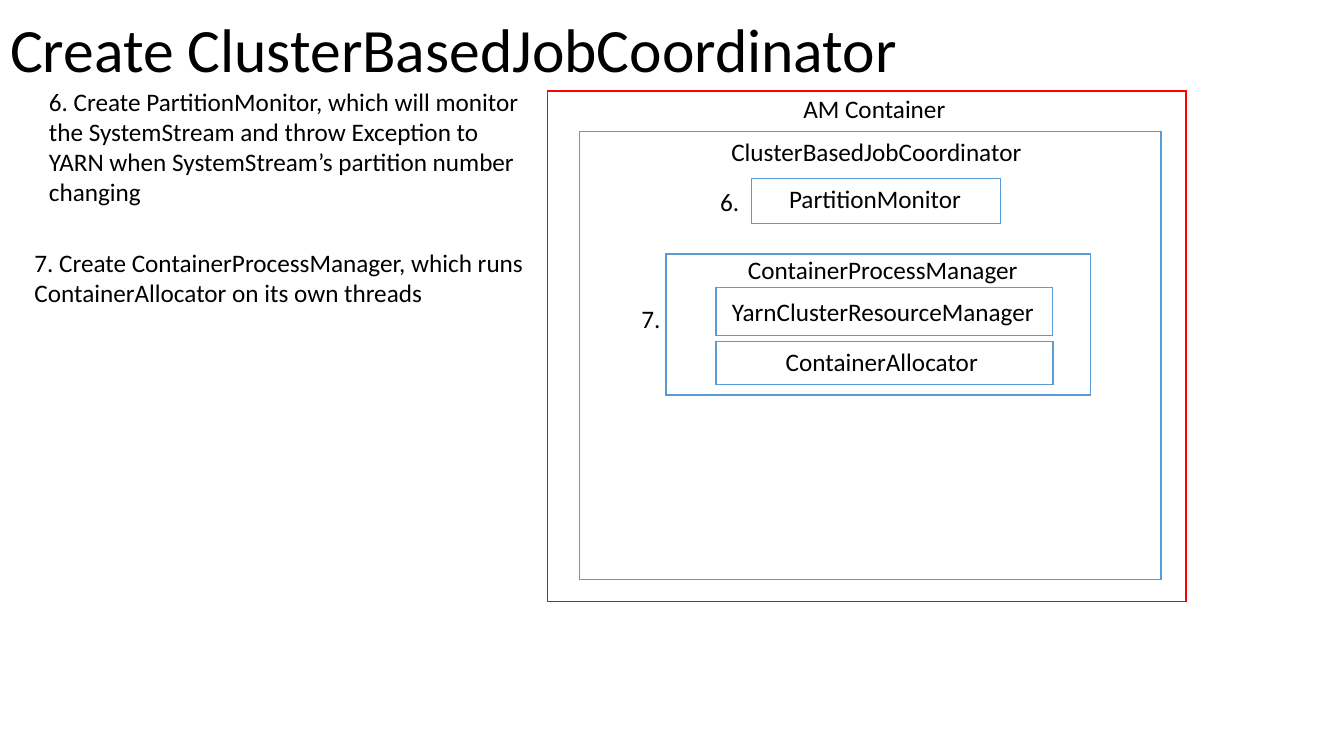
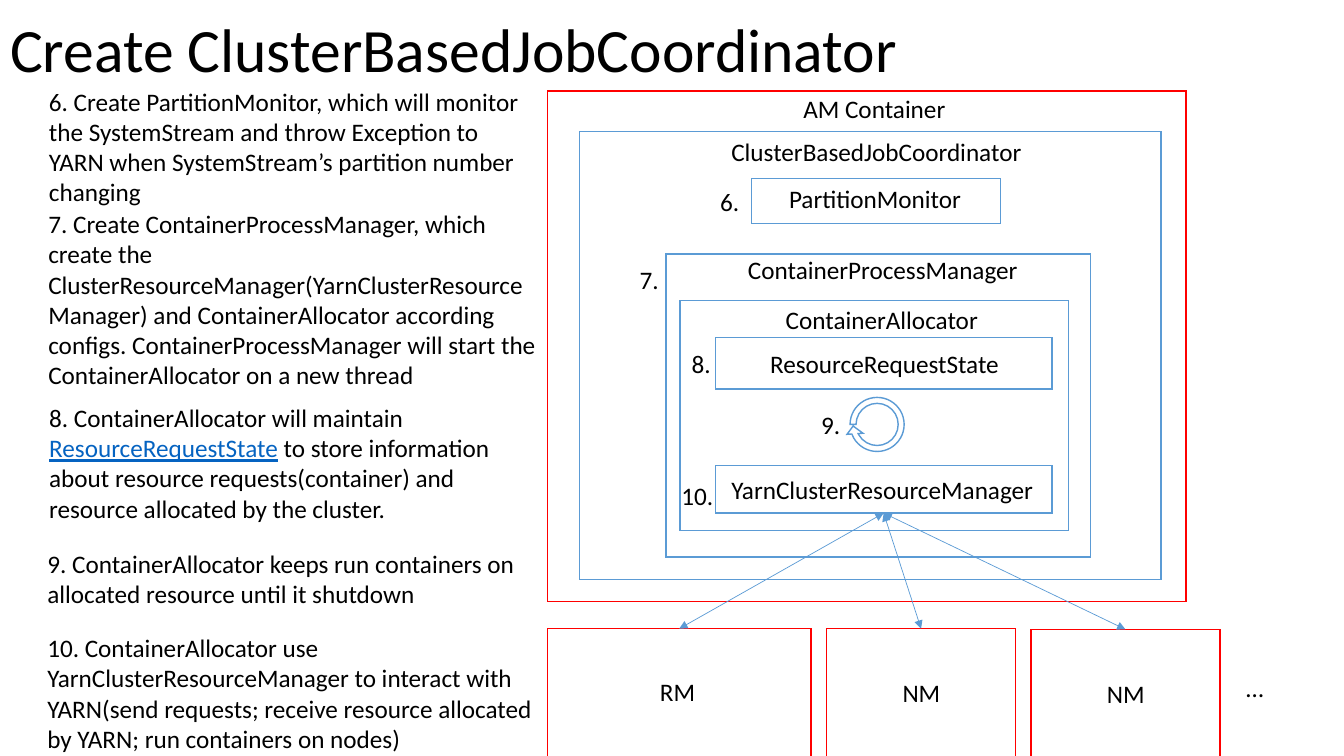
Before and after one commit to Swrrt/Samza-Documents, a slide deck: slide 75 of Documentation/SamzaStructure.pptx. Drawn at 1344x756 pixels with LibreOffice and Linux fonts; fonts in the diff are those of the drawing. Boxes give left, top, right and bottom in pixels: in the first picture for what was removed or moved away, otherwise in the second. Text is boxed around its words. In the diff, an @@ line names an element or a change of style, - is before the commit and + after.

Commit message:
ContainerAllocator over

```diff
--- a/Documentation/SamzaStructure.pptx
+++ b/Documentation/SamzaStructure.pptx
@@ text at (x1=48, y1=215, x2=535, y2=385): text changed @@
-7. Create ContainerProcessManager, which runs ContainerAllocator on its own threads
+7. Create ContainerProcessManager, which create the ClusterResourceManager(YarnClusterResourceManager) and ContainerAllocator according configs. ContainerProcessManager will start the ContainerAllocator on a new thread
@@ text "7." moved from (x1=641, y1=311, x2=660, y2=328) to (x1=640, y1=272, x2=659, y2=289) @@
@@ rectangle resized from (x1=666, y1=254, x2=1091, y2=395) to (x1=666, y1=254, x2=1091, y2=558) @@
@@ text "ContainerAllocator" moved from (x1=786, y1=353, x2=978, y2=371) to (x1=786, y1=311, x2=978, y2=329) @@
@@ rectangle resized from (x1=716, y1=342, x2=1053, y2=385) to (x1=681, y1=300, x2=1069, y2=531) @@
@@ text added at (x1=692, y1=355, x2=711, y2=373), 18 pt, text #000000 @@
+8.
@@ rectangle added at (x1=716, y1=338, x2=1053, y2=389), fill #FFFFFF, outline #5B9BD5 1 pt @@
@@ text added at (x1=770, y1=356, x2=999, y2=377), 18 pt, text #000000 @@
+ResourceRequestState
@@ text added at (x1=49, y1=409, x2=490, y2=522), 18 pt, text #000000 @@
+8. ContainerAllocator will maintain ResourceRequestState to store information about resource requests(container) and resource allocated by the cluster.
@@ text added at (x1=821, y1=417, x2=840, y2=434), 18 pt, text #000000 @@
+9.
@@ circular arrow added at (x1=845, y1=392, x2=909, y2=457), fill #FFFFFF, outline #5B9BD5 1 pt @@
@@ rectangle moved from (x1=716, y1=287, x2=1053, y2=336) to (x1=716, y1=466, x2=1053, y2=514) @@
@@ text "YarnClusterResourceManager" moved from (x1=732, y1=303, x2=1034, y2=326) to (x1=731, y1=481, x2=1033, y2=504) @@
@@ text added at (x1=681, y1=488, x2=713, y2=505), 18 pt, text #000000 @@
+10.
@@ double arrow added from (884, 513) to (680, 629), #5B9BD5 0.5 pt @@
@@ double arrow added from (884, 513) to (922, 629), #5B9BD5 0.5 pt @@
@@ double arrow added from (884, 513) to (1126, 629), #5B9BD5 0.5 pt @@
@@ text added at (x1=47, y1=555, x2=514, y2=604), 18 pt, text #000000 @@
+9. ContainerAllocator keeps run containers on allocated resource until it shutdown
@@ rectangle added at (x1=547, y1=629, x2=812, y2=756), fill #FFFFFF, outline #FF0000 1 pt @@
@@ rectangle added at (x1=827, y1=629, x2=1016, y2=756), fill #FFFFFF, outline #FF0000 1 pt @@
@@ rectangle added at (x1=1031, y1=629, x2=1221, y2=756), fill #FFFFFF, outline #FF0000 1 pt @@
@@ text added at (x1=47, y1=639, x2=531, y2=752), 18 pt, text #000000 @@
+10. ContainerAllocator use YarnClusterResourceManager to interact with YARN(send requests; receive resource allocated by YARN; run containers on nodes)
@@ text added at (x1=660, y1=684, x2=695, y2=701), 18 pt, text #000000 @@
+RM
@@ text added at (x1=903, y1=685, x2=941, y2=702), 18 pt, text #000000 @@
+NM
@@ text added at (x1=1107, y1=686, x2=1145, y2=703), 18 pt, text #000000 @@
+NM
@@ text added at (x1=1236, y1=667, x2=1317, y2=708), 18 pt, text #000000 @@
+…
```
Also in this commit, not shown: 1 other slide changed, 2 slides added, 1 slide removed.
